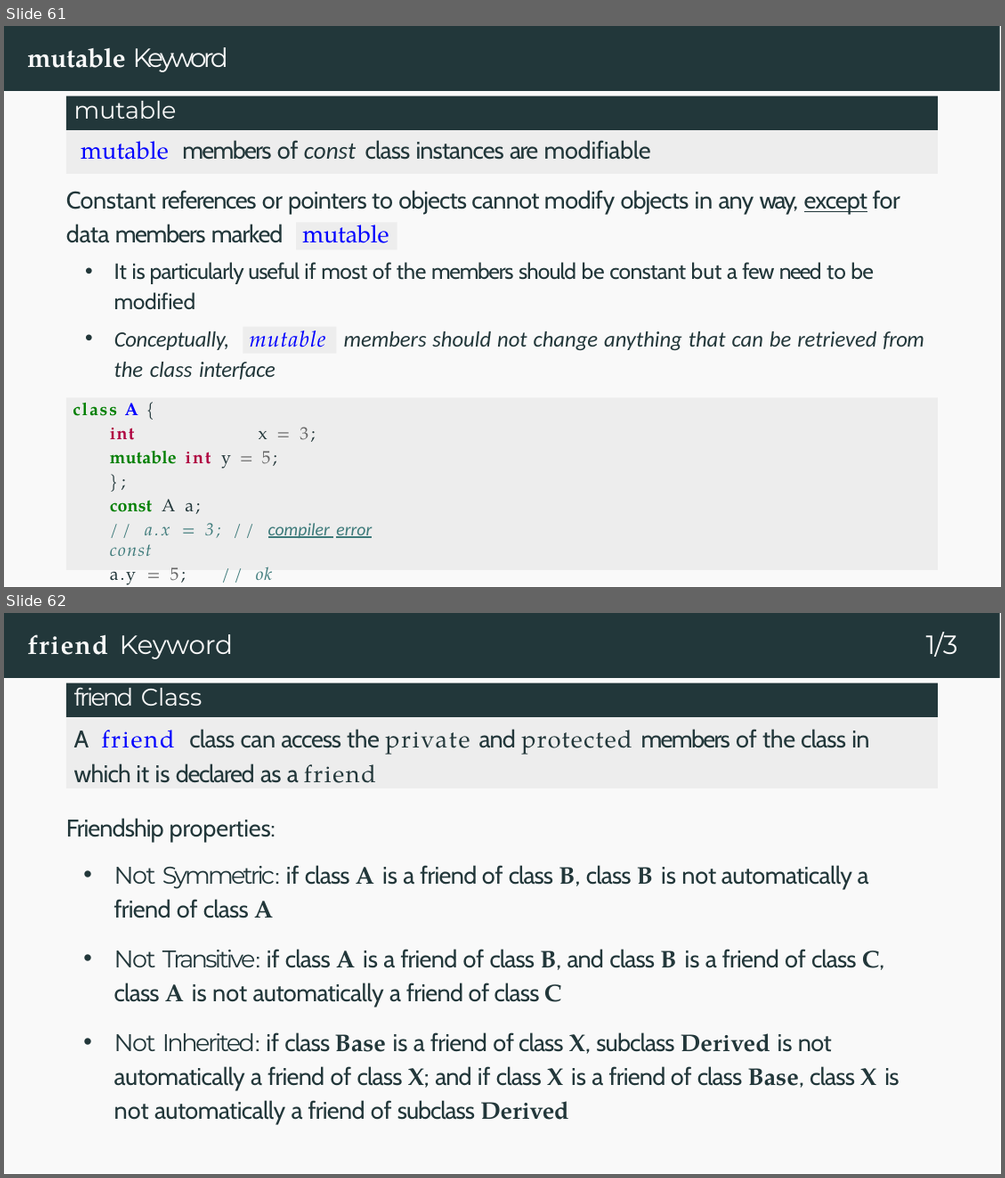
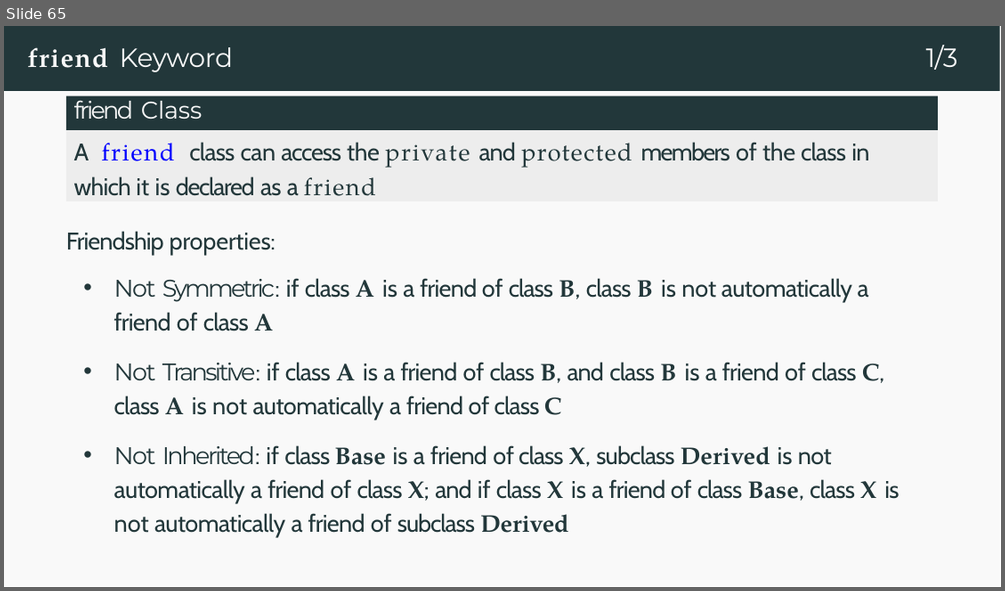
Before and after one commit to owenjchen/cpp, a slide deck: Week7_Classes_Part_2.pptx. Shown one above the other, each under a label of ours: slides 61 and 62 before the commit, slide 65 after it. The pictures are 1005x1178 and 1005x591 pixels, drawn with LibreOffice and Linux fonts; fonts in the diff are those of the drawing. Boxes give left, top, right and bottom in pixels: in the first picture for what was removed or moved away, otherwise in the second. Text is boxed around its words. In the diff, an @@ line names an element or a change of style, - is before the commit and + after.

```diff
--- a/Week7_Classes_Part_2.pptx
+++ b/Week7_Classes_Part_2.pptx
@@ slide 61 removed at <box>4,26,1001,587</box>, background #FFFFFF; not listed: 2 template elements that a slide beside it also shows @@
@@ title removed at <box>27,47,228,72</box> @@
-mutable Keyword
@@ rectangle removed at <box>65,95,936,130</box> @@
-mutable
@@ rectangle removed at <box>65,130,936,175</box> @@
-mutable members of const class instances are modifiable
@@ text removed at <box>66,190,900,214</box> @@
-Constant references or pointers to objects cannot modify objects in any way, except for
@@ text removed at <box>66,224,283,243</box> @@
-data members marked
@@ rectangle removed at <box>296,222,397,248</box> @@
-mutable
@@ text removed at <box>114,262,874,310</box> @@
-• It is particularly useful if most of the members should be constant but a few need to be modified
@@ text removed at <box>114,331,924,351</box> @@
-• Conceptually, members should not change anything that can be retrieved from
@@ rectangle removed at <box>243,326,336,353</box> @@
-mutable
@@ text removed at <box>114,362,275,379</box> @@
-the class interface
@@ freeform shape removed at <box>65,397,936,570</box> @@
@@ text removed at <box>73,402,372,585</box> @@
-class A {
-int x = 3;
-mutable int y = 5;
-};
-const A a;
-// a.x = 3; // compiler error const
-a.y = 5; // ok
@@ what was slide 62 is now slide 65 @@
```
Also in this commit, not shown: 1 slide changed, 11 slides added, 7 other slides removed, 27 other files.
